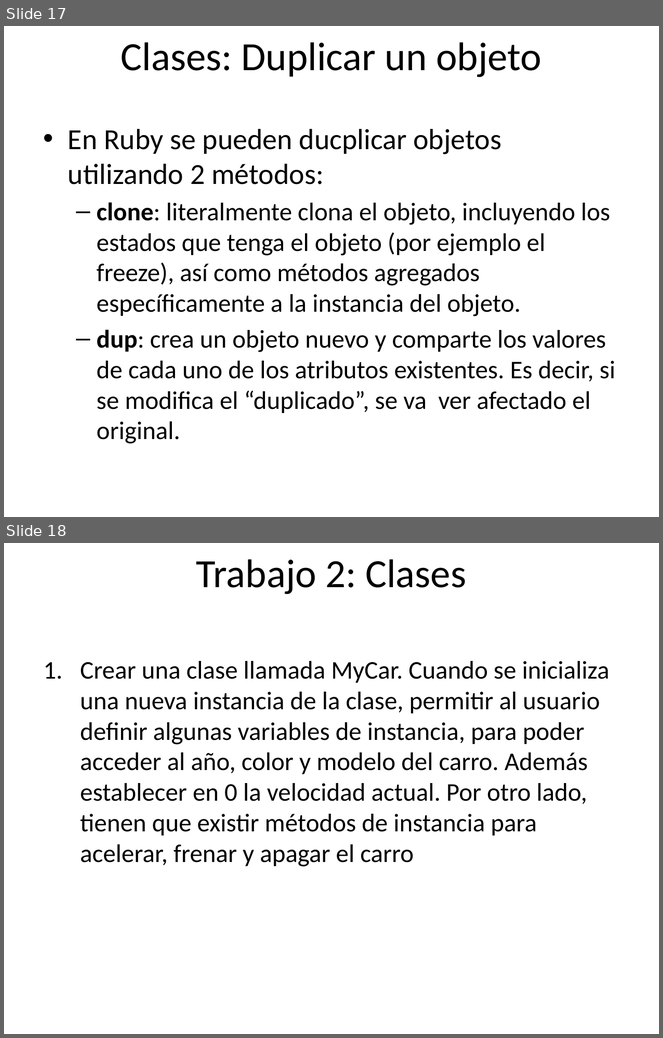
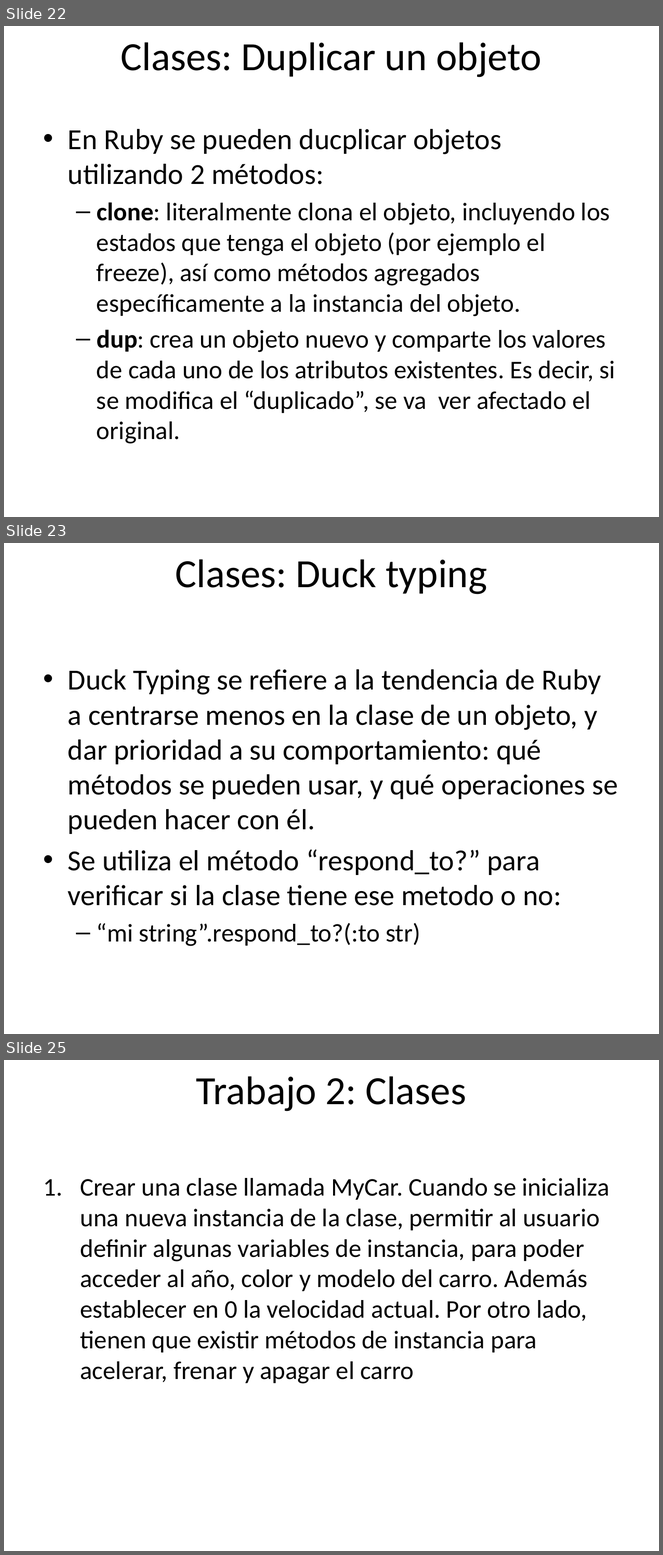
Before and after one commit to rarodriguez/curso_rails, a slide deck: presentaciones/Clase 2-Introduccion a Ruby.pptx. Shown one above the other, each under a label of ours: slides 17 and 18 before the commit, slides 22, 23 and 25 after it; the slides between them are not shown. The pictures are 663x1038 and 663x1555 pixels, drawn with LibreOffice and Linux fonts; fonts in the diff are those of the drawing; background and template pictures are left out. Boxes give left, top, right and bottom in pixels: in the first picture for what was removed or moved away, otherwise in the second. Text is boxed around its words. In the diff, an @@ line names an element or a change of style, - is before the commit and + after.

Commit message:
Agregando la presentacion final de la clase 2, asi como un boceto de lo que se va a hacer en la clase 3

```diff
--- a/presentaciones/Clase 2-Introduccion a Ruby.pptx
+++ b/presentaciones/Clase 2-Introduccion a Ruby.pptx
@@ slide 23 added at <box>4,543,659,1034</box>, background picture (left out) @@
@@ title added at <box>175,559,487,594</box>, 44 pt, text #000000 @@
+Clases: Duck typing
@@ text added at <box>68,669,618,947</box>, 32 pt, text #000000 @@
+• Duck Typing se refiere a la tendencia de Ruby a centrarse menos en la clase de un objeto, y dar prioridad a su comportamiento: qué métodos se pueden usar, y qué operaciones se pueden hacer con él.
+• Se utiliza el método “respond_to?” para verificar si la clase tiene ese metodo o no:
+  – “mi string”.respond_to?(:to str)
@@ what was slide 17 is now slide 22 @@
@@ what was slide 18 is now slide 25 @@
```
Also in this commit, not shown: 6 slides changed, 7 other slides added, 1 slide removed, 2 other files.
